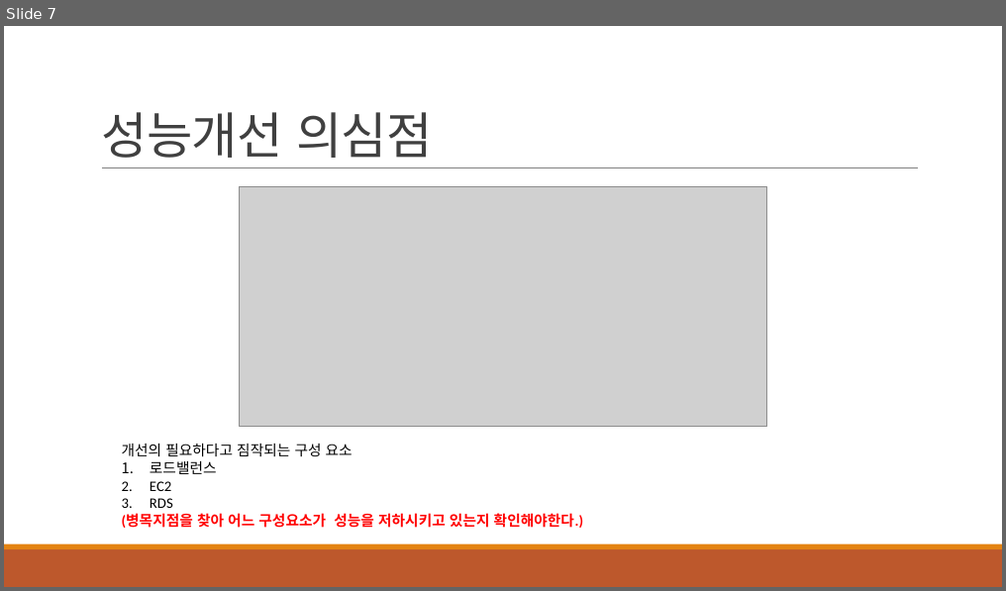
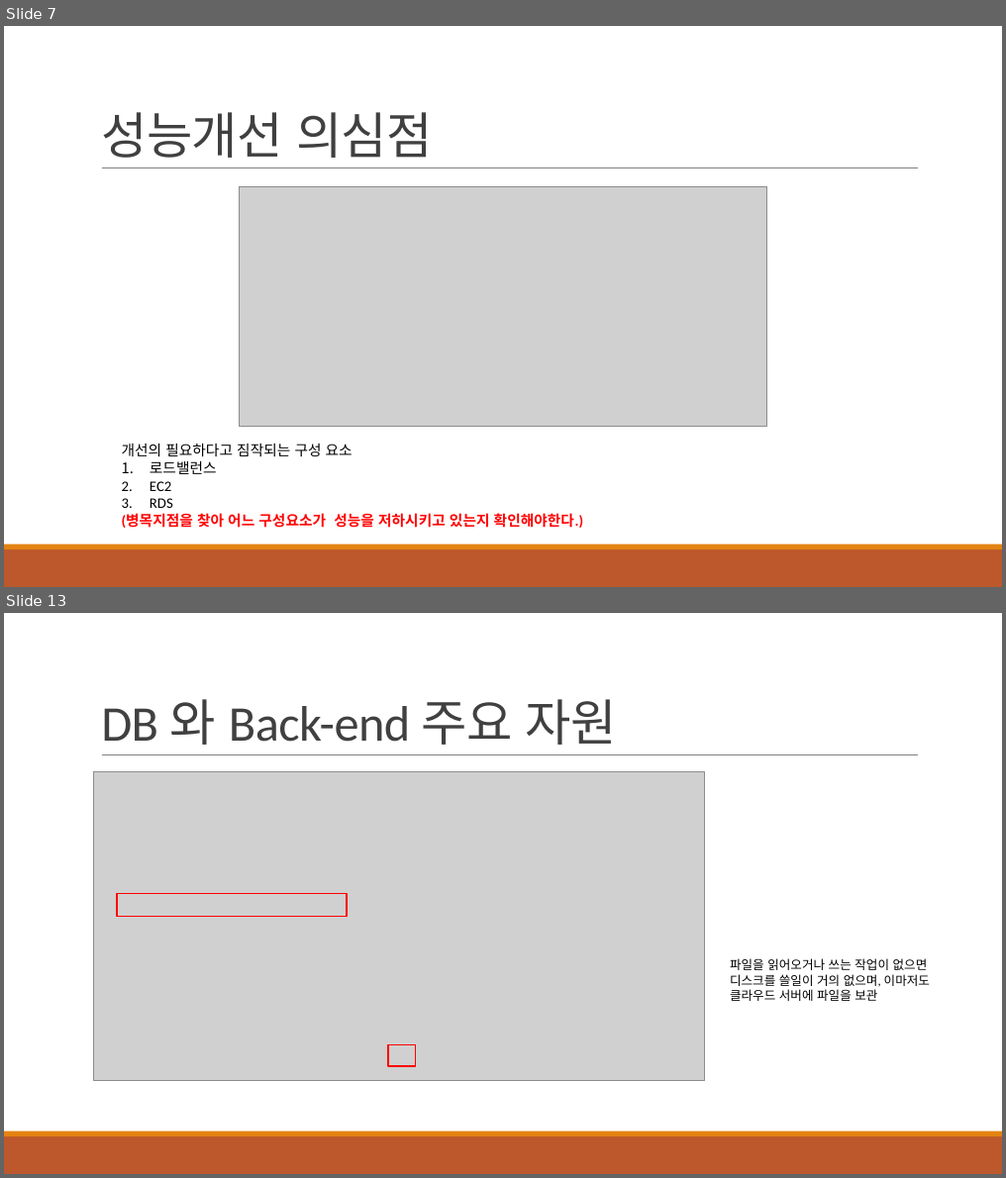
Before and after one commit to khb3025/study-load-test, a slide deck: ppt/3. 부하테스트 모니터 링.pptx. Shown one above the other, each under a label of ours: slide 7 before the commit, slides 7 and 13 after it; the slides between them are not shown. The pictures are 1006x591 and 1006x1178 pixels, drawn with LibreOffice and Linux fonts; fonts in the diff are those of the drawing; grey boxes stand for pictures. Boxes give left, top, right and bottom in pixels: in the first picture for what was removed or moved away, otherwise in the second. Text is boxed around its words. In the diff, an @@ line names an element or a change of style, - is before the commit and + after.

```diff
--- a/ppt/3. 부하테스트 모니터 링.pptx
+++ b/ppt/3. 부하테스트 모니터 링.pptx
@@ slide 13 added at [4,613,1002,1174], background #FFFFFF; not listed: 3 template elements that a slide beside it also shows @@
@@ title added at [101,699,617,745], 48 pt, text #404040 @@
+DB 와 Back-end 주요 자원
@@ picture added at [94,772,705,1081] @@
@@ rectangle added at [117,894,347,917], outline #FF0000 1.25 pt @@
@@ text added at [730,959,930,1001], 12 pt, text #000000 @@
+파일을 읽어오거나 쓰는 작업이 없으면 디스크를 쓸일이 거의 없으며, 이마저도 클라우드 서버에 파일을 보관
@@ rectangle added at [388,1045,416,1066], outline #FF0000 1.25 pt @@
```
Also in this commit, not shown: 1 slide changed, 39 other slides added, 1 other file.
